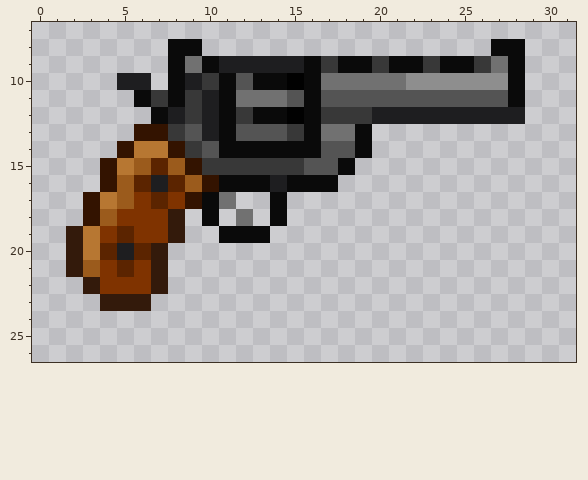
Pixel-art sprite: Resources/Textures/Nuclear14/Objects/Weapons/Guns/Revolvers/magnum.rsi/base.png. The picture above is the old version.
The file is 32x32 pixels. Colours within 5 levels of each other are drawn and written as one. Shown: x 0..31, y 7..26.
New version:
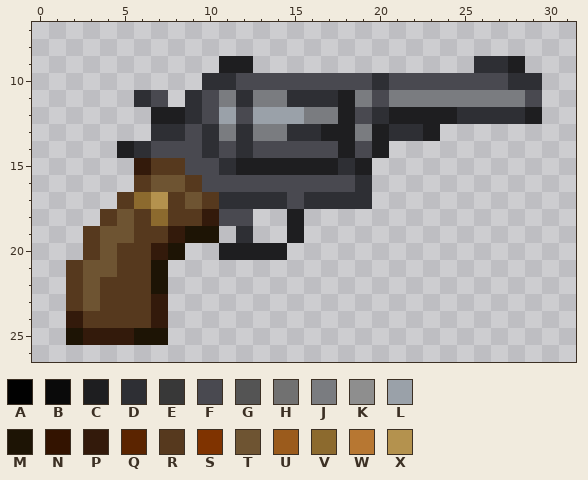
Palette (. is transparent): A #010101  B #0a0a0a  C #1e1e20  D #2e2f34  E #383838  F #494950  G #545454  H #717171  J #7a7c80  K #8e8e8e  L #9aa1a9  M #1d1405  N #331300  P #331a0b  Q #5b2400  R #56391e  S #7f3300  T #6e5432  U #9b5b1c  V #8c6a2e  W #b77732  X #b4924e
Change:
@@ x 0..31 @@
  7 ................................
- 8 ........BB.................BB...
- 9 ........BHBCCCCCBEBBEBBEBBEHB...
-10 .....CC.BCEBGBBABHHHHHKKKKKKB...
-11 ......BEBECBHHHGBGGGGGGGGGGGB...
-12 .......BCECBEBBABEEECCCCCCCCC...
-13 ......NNEGCBGGGEBHHB............
-14 .....NWWNEGBBBBBBGGB............
-15 ....NWUQUNEEEEEEGGB.............
-16 ....NUQCQUNBBBCBBB..............
-17 ...NWUSQSNBH..B.................
-18 ...NUSSSP.B.H.B.................
-19 ..PWSQSSP..BBB..................
-20 ..PWQCQP........................
-21 ..PUSQSP........................
-22 ...PSSSP........................
-23 ....PPP.........................
-24 ................................
-25 ................................
+ 8 ................................
+ 9 ...........CC.............DDC...
+10 ..........DDFFFFFFFFDFFFFFFFDD..
+11 ......DF.DFJDJJDDDCJFJJJJJJJJF..
+12 .......CCDFLFLLLJJCFDCCCCDDDDC..
+13 .......DDFDJDJJDDCCJCDDC........
+14 .....CDFFFDFDFFFFFCFC...........
+15 ......PRRFFDCCCCCCDC............
+16 ......RTTRFFFFFFFFFD............
+17 .....RVXRTRDDDDFDDDD............
+18 ....RTRVRRPFF..C................
+19 ...RTTRRPMM.D..C................
+20 ...RTRRPM..CCCC.................
+21 ..RTTRRM........................
+22 ..RTRRRM........................
+23 ..RTRRRP........................
+24 ..PRRRRP........................
+25 ..MPPPMM........................
 26 ................................
Where, in picture pixels (left, top, right, bottom), the same in both pictures:
changed: (66, 39, 542, 345)
